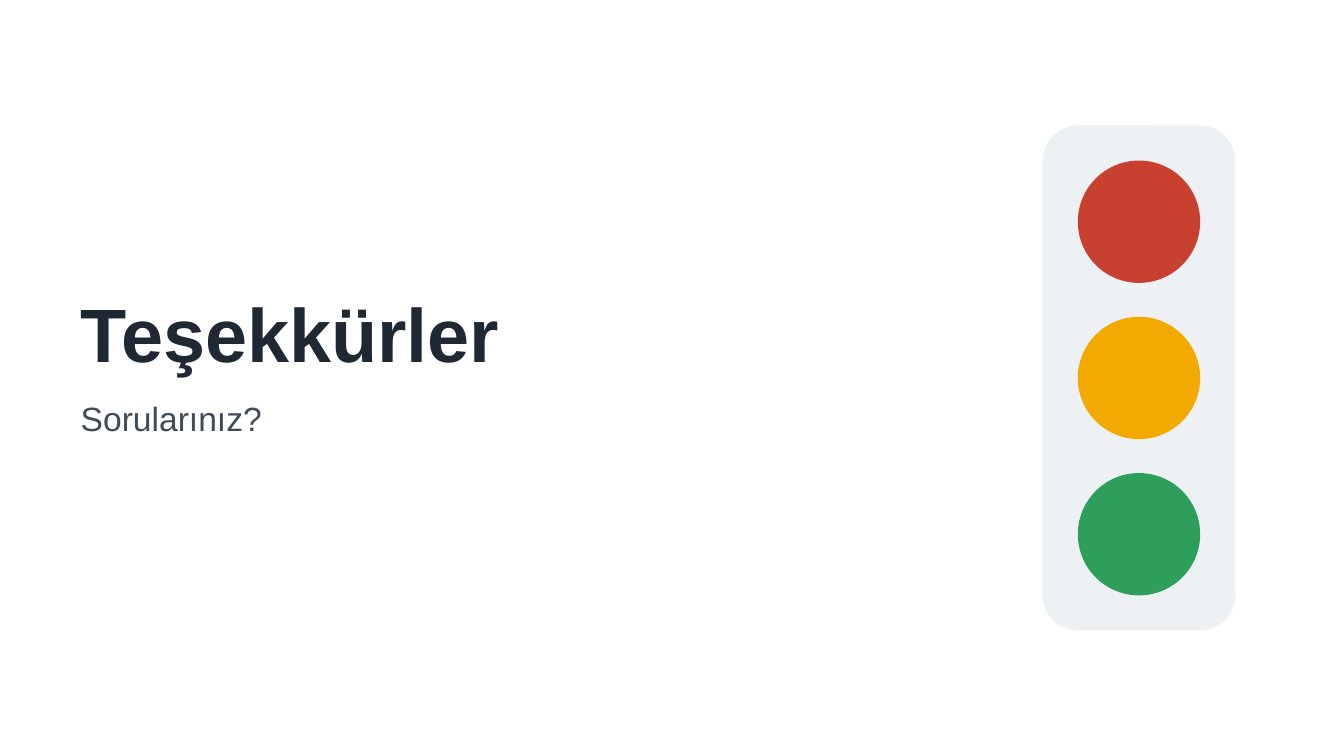
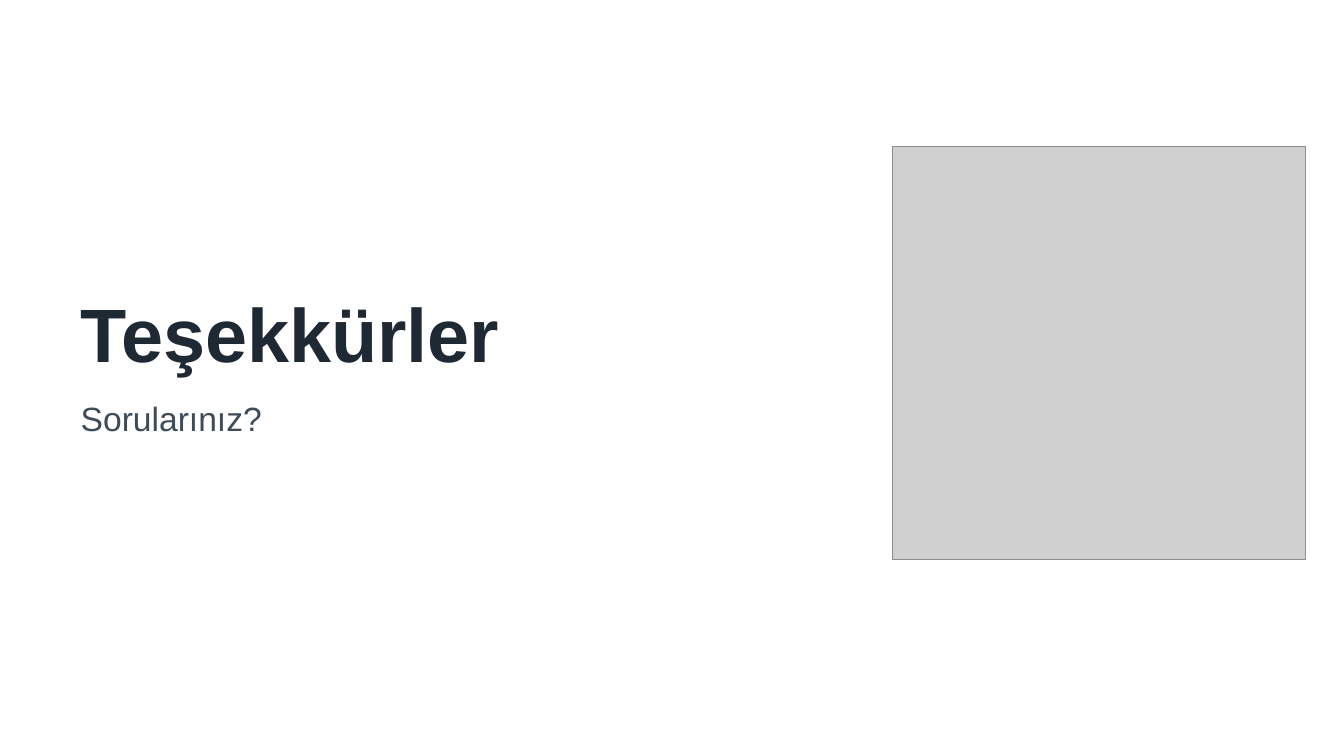
Before and after one commit to iscanliomerfaruk/osfi-traffic-signal-control, a slide deck: slide 15 of presentation/OSFI_Sunum.pptx. Drawn at 1344x756 pixels with LibreOffice and Linux fonts; fonts in the diff are those of the drawing; grey boxes stand for pictures. Boxes give left, top, right and bottom in pixels: in the first picture for what was removed or moved away, otherwise in the second. Text is boxed around its words. In the diff, an @@ line names an element or a change of style, - is before the commit and + after.

```diff
--- a/presentation/OSFI_Sunum.pptx
+++ b/presentation/OSFI_Sunum.pptx
@@ picture added at bbox=[892, 146, 1306, 560] @@
@@ rounded rectangle removed at bbox=[1044, 126, 1235, 630] @@
@@ ellipse removed at bbox=[1079, 161, 1200, 282] @@
@@ ellipse removed at bbox=[1079, 318, 1200, 439] @@
@@ ellipse removed at bbox=[1079, 474, 1200, 595] @@
```
Also in this commit, not shown: 1 other slide changed, 1 other file.
